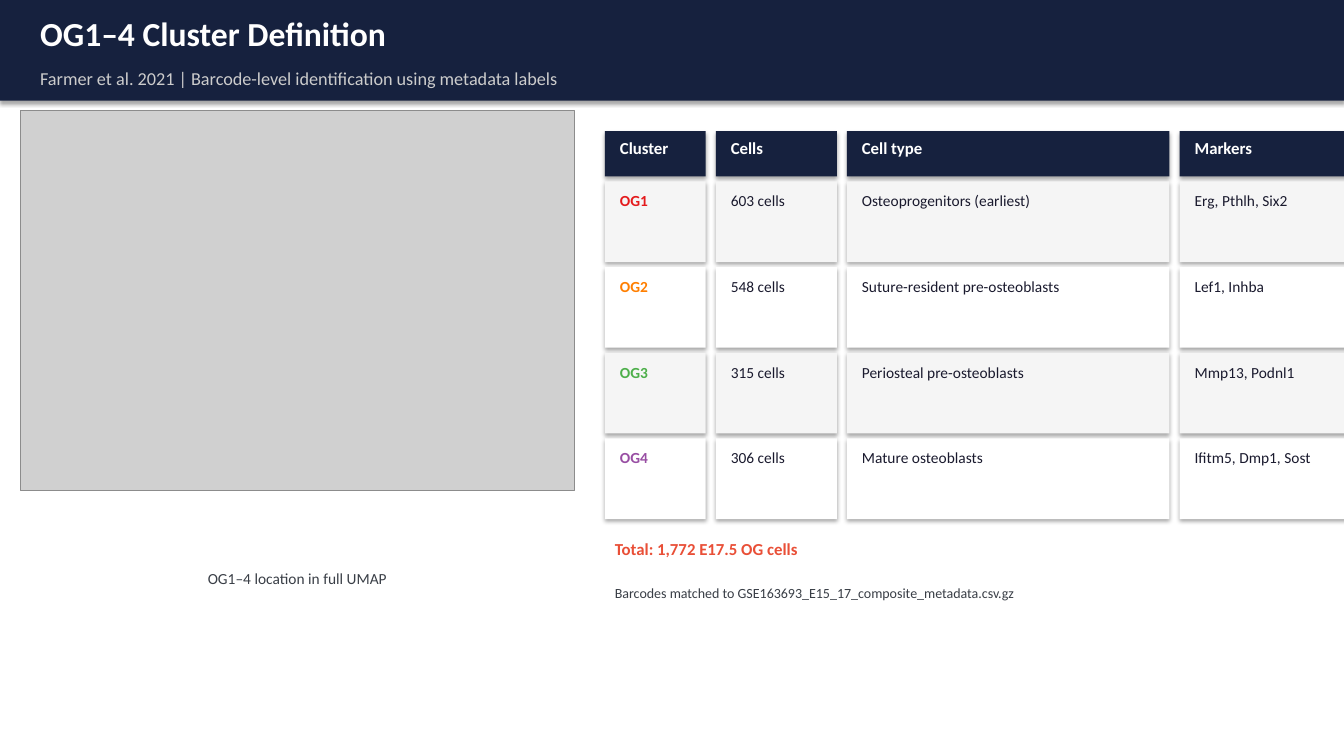
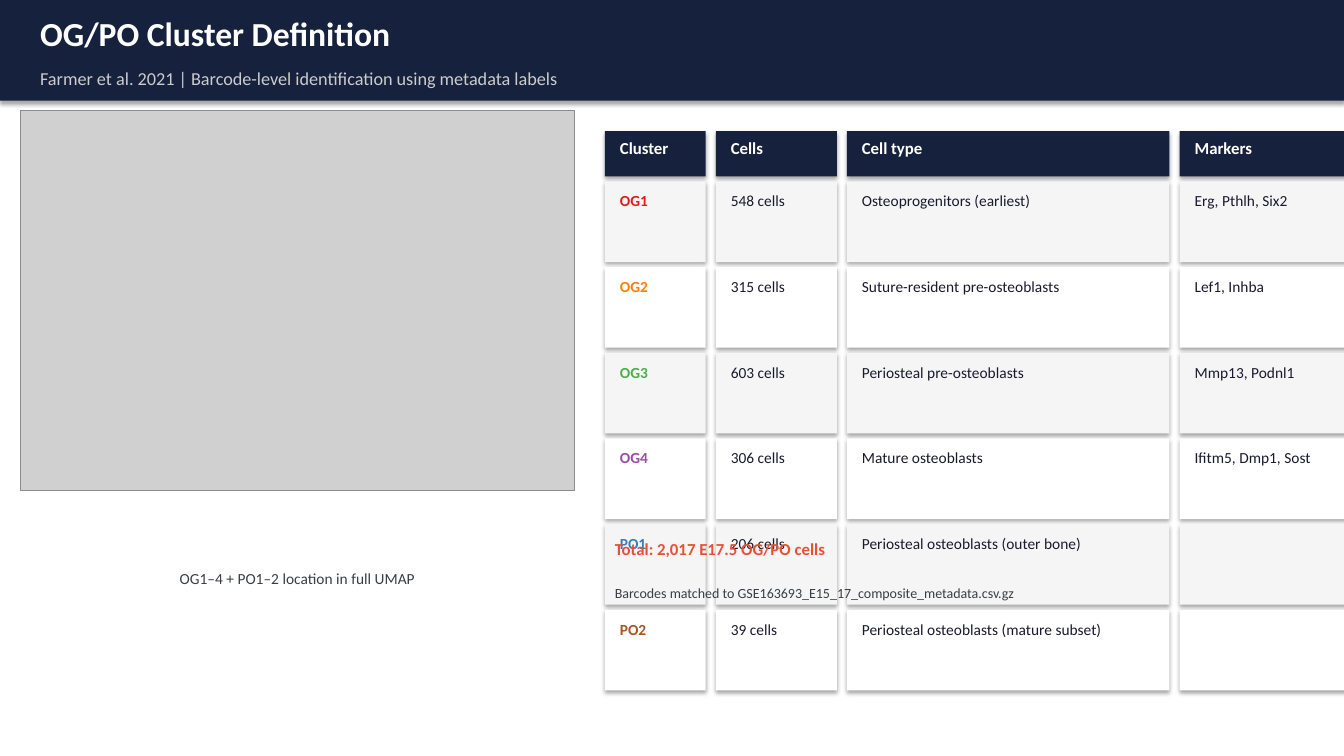
Before and after one commit to miuraTakashi/SutureRNAVelocity, a slide deck: slide 5 of SutureRNAVelocity_Results.pptx. Drawn at 1344x756 pixels with LibreOffice and Linux fonts; fonts in the diff are those of the drawing; grey boxes stand for pictures. Boxes give left, top, right and bottom in pixels: in the first picture for what was removed or moved away, otherwise in the second. Text is boxed around its words. In the diff, an @@ line names an element or a change of style, - is before the commit and + after.

```diff
--- a/SutureRNAVelocity_Results.pptx
+++ b/SutureRNAVelocity_Results.pptx
@@ text at [40,22,391,48]: text changed @@
-OG1–4 Cluster Definition
+OG/PO Cluster Definition
@@ text at [731,195,785,206]: text changed @@
-603 cells
+548 cells
@@ text at [731,281,785,292]: text changed @@
-548 cells
+315 cells
@@ text at [731,367,785,378]: text changed @@
-315 cells
+603 cells
@@ rectangle added at [605,524,706,605], fill #F5F5F5 @@
@@ text added at [620,536,646,554], 11 pt, text #377EB8, bold @@
+PO1
@@ rectangle added at [716,524,837,605], fill #F5F5F5 @@
@@ text added at [731,538,785,554], 11 pt, text #1A1A2E @@
+206 cells
@@ rectangle added at [847,524,1170,605], fill #F5F5F5 @@
@@ text added at [862,538,1081,551], 11 pt, text #1A1A2E @@
+Periosteal osteoblasts (outer bone)
@@ rectangle added at [1180,524,1344,605], fill #F5F5F5 @@
@@ text at [657,542,791,557]: text changed @@
-Total: 1,772 E17.5 OG cells
+Total: 2,017 E17.5 OG/PO cells
@@ text at [180,573,415,584]: text changed @@
-OG1–4 location in full UMAP
+OG1–4 + PO1–2 location in full UMAP
@@ rectangle added at [605,610,706,691], fill #FFFFFF @@
@@ text added at [620,625,646,635], 11 pt, text #A65628, bold @@
+PO2
@@ rectangle added at [716,610,837,691], fill #FFFFFF @@
@@ text added at [731,624,777,635], 11 pt, text #1A1A2E @@
+39 cells
@@ rectangle added at [847,610,1170,691], fill #FFFFFF @@
@@ text added at [862,624,1102,637], 11 pt, text #1A1A2E @@
+Periosteal osteoblasts (mature subset)
@@ rectangle added at [1180,610,1344,691], fill #FFFFFF @@
```
Also in this commit, not shown: 6 other slides changed, 16 other files.
